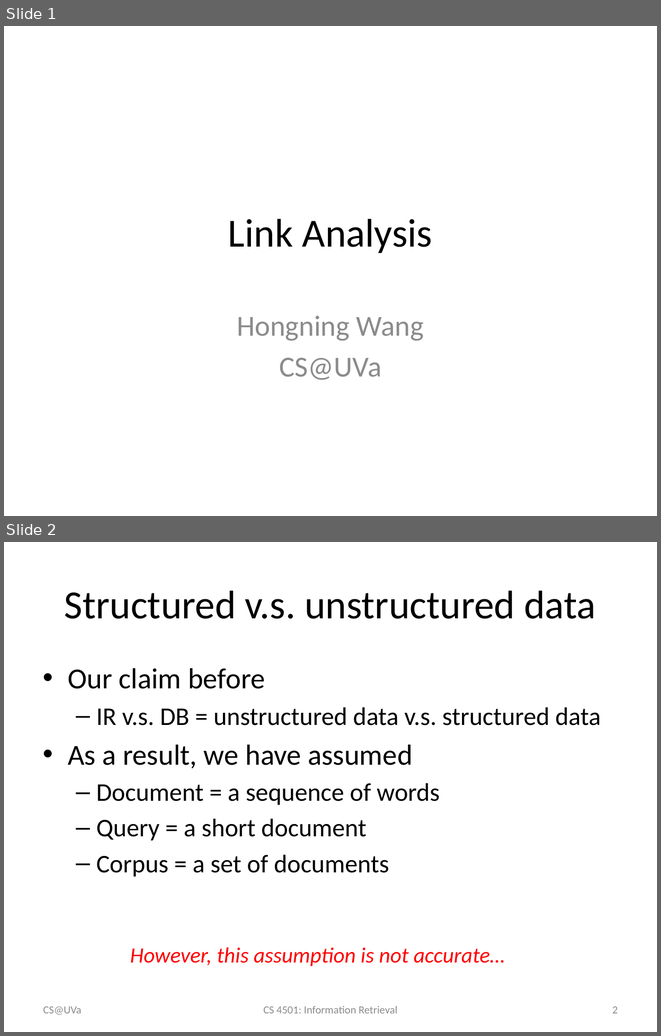
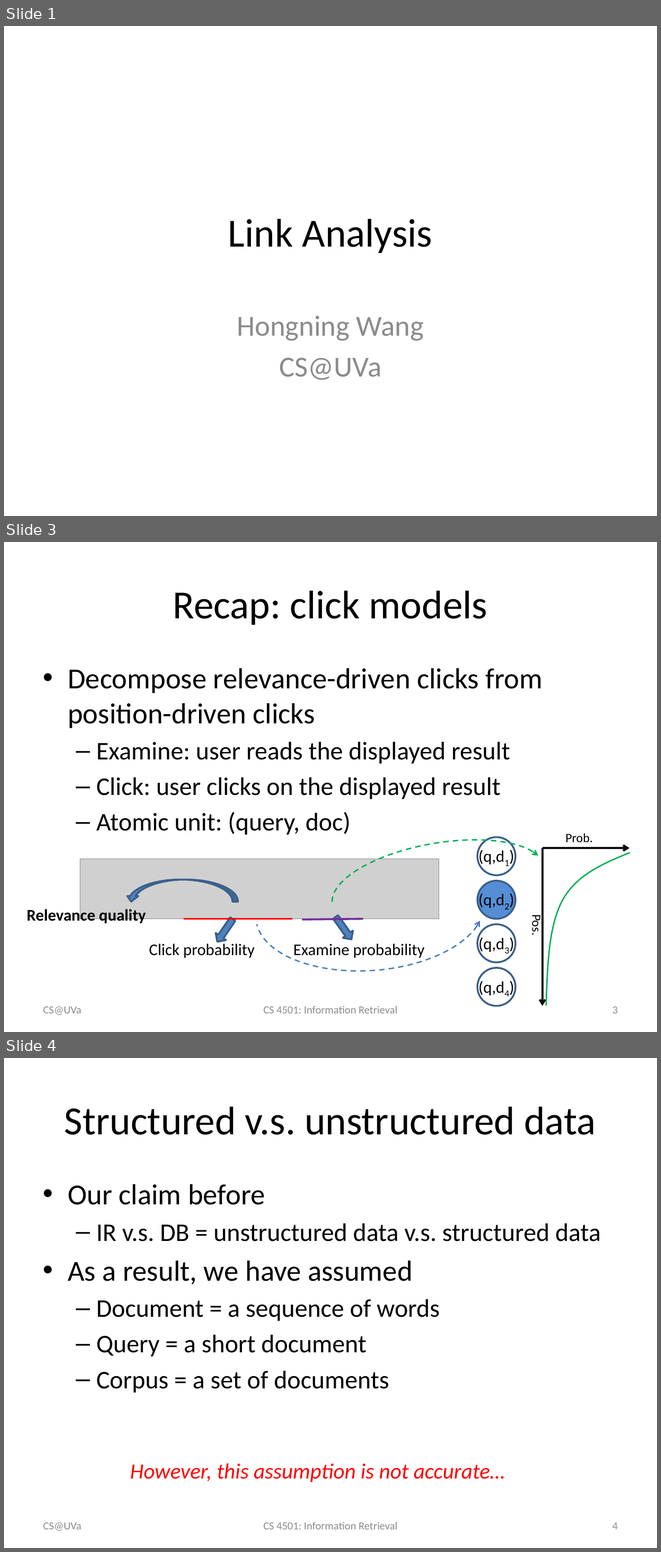
Before and after one commit to wang296/IR2015, a slide deck: docs/Link Analysis.pptx. Shown one above the other, each under a label of ours: slides 1 and 2 before the commit, slides 1, 3 and 4 after it; the slides between them are not shown. The pictures are 661x1036 and 661x1552 pixels, drawn with LibreOffice and Linux fonts; fonts in the diff are those of the drawing; grey boxes stand for pictures. Boxes give left, top, right and bottom in pixels: in the first picture for what was removed or moved away, otherwise in the second. Text is boxed around its words. In the diff, an @@ line names an element or a change of style, - is before the commit and + after.

```diff
--- a/docs/Link Analysis.pptx
+++ b/docs/Link Analysis.pptx
@@ slide 3 added at bbox=[4, 542, 657, 1032], background #FFFFFF @@
@@ title added at bbox=[173, 590, 487, 625], 44 pt, text #000000 @@
+Recap: click models
@@ text added at bbox=[68, 668, 542, 835], 28 pt, text #000000 @@
+• Decompose relevance-driven clicks from position-driven clicks
+  – Examine: user reads the displayed result
+  – Click: user clicks on the displayed result
+  – Atomic unit: (query, doc)
@@ arc (boxed as its full ellipse) added at bbox=[325, 825, 551, 946], outline #00B050 1.5 pt dashed @@
@@ arc (boxed as its full ellipse) added at bbox=[252, 843, 488, 979], outline #4B7EBC 1.5 pt dashed @@
@@ picture added at bbox=[80, 859, 440, 919] @@
@@ curved down arrow added at bbox=[125, 880, 238, 902], fill #4F81BD, outline #3A5F8C 2 pt @@
@@ group added at bbox=[477, 837, 515, 1006]: 4 ellipses, 4 texts @@
+(q,d1)
+(q,d4)
+(q,d3)
+(q,d2)
@@ text added at bbox=[27, 907, 146, 925], 18 pt, text #000000, bold @@
+Relevance quality
@@ line added from (184, 919) to (293, 919), #FF0000 2.25 pt @@
@@ down arrow added at bbox=[212, 916, 238, 945], fill #4F81BD, outline #3A5F8C 2 pt @@
@@ line added from (302, 919) to (363, 919), #7030A0 2.25 pt @@
@@ down arrow added at bbox=[330, 913, 356, 943], fill #4F81BD, outline #3A5F8C 2 pt @@
@@ group added at bbox=[529, 833, 629, 1006]: 2 arrows, 2 texts, 1 freeform shape @@
+Prob.
+Pos.
@@ text added at bbox=[149, 941, 255, 958], 18 pt, text #000000 @@
+Click probability
@@ text added at bbox=[293, 943, 425, 959], 18 pt, text #000000 @@
+Examine probability
@@ text added at bbox=[43, 1006, 81, 1014], 12 pt, text #8C8C8C @@
+CS@UVa
@@ text added at bbox=[263, 1006, 397, 1013], 12 pt, text #8C8C8C @@
+CS 4501: Information Retrieval
@@ page number added at bbox=[612, 1006, 618, 1013], 12 pt, text #8C8C8C @@
+3
@@ what was slide 2 is now slide 4 @@
@@ page number at bbox=[612, 1522, 618, 1529]: text changed @@
-2
+4
```
Also in this commit, not shown: 7 slides changed, 1 other slide added, 1 other file.
